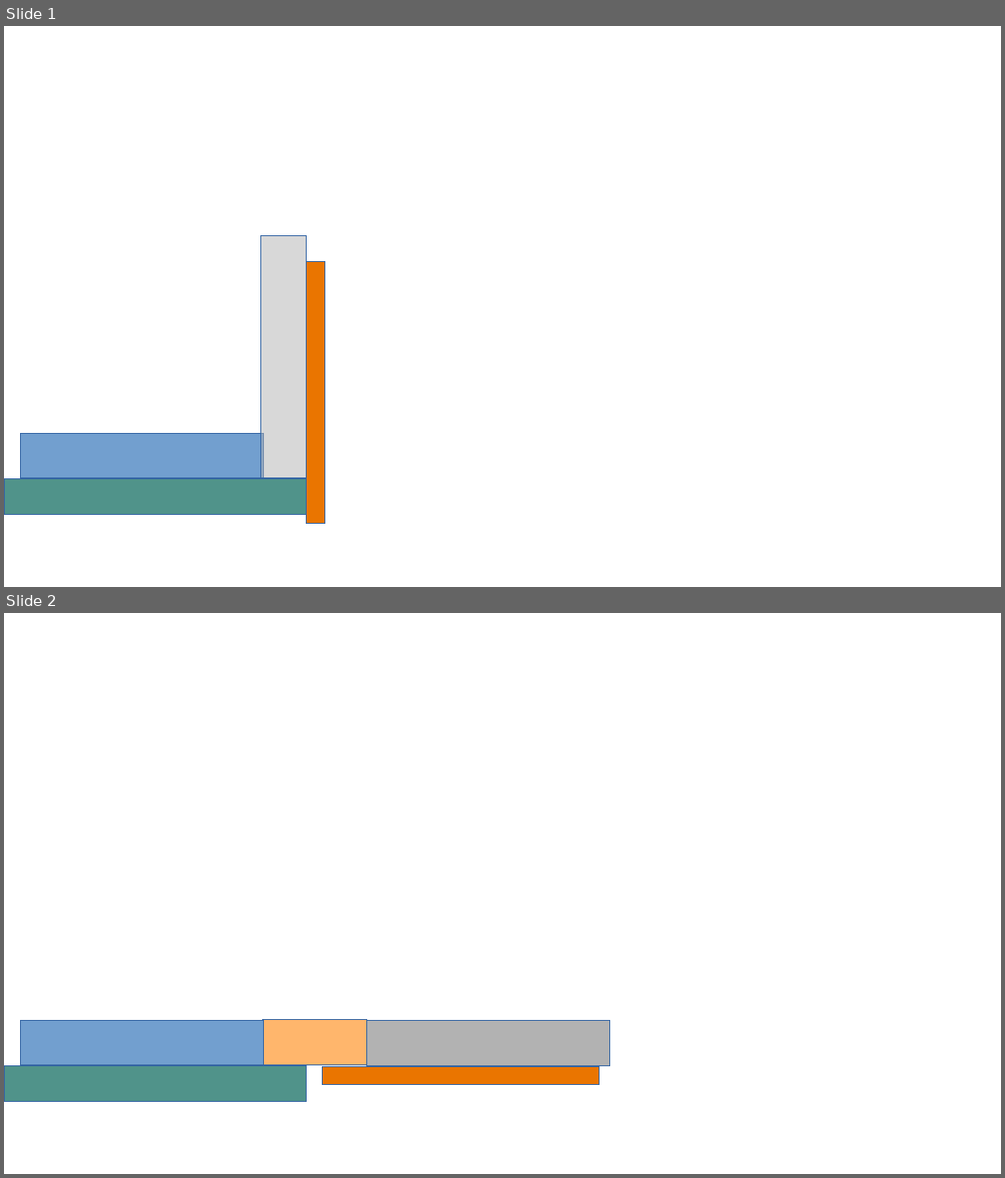
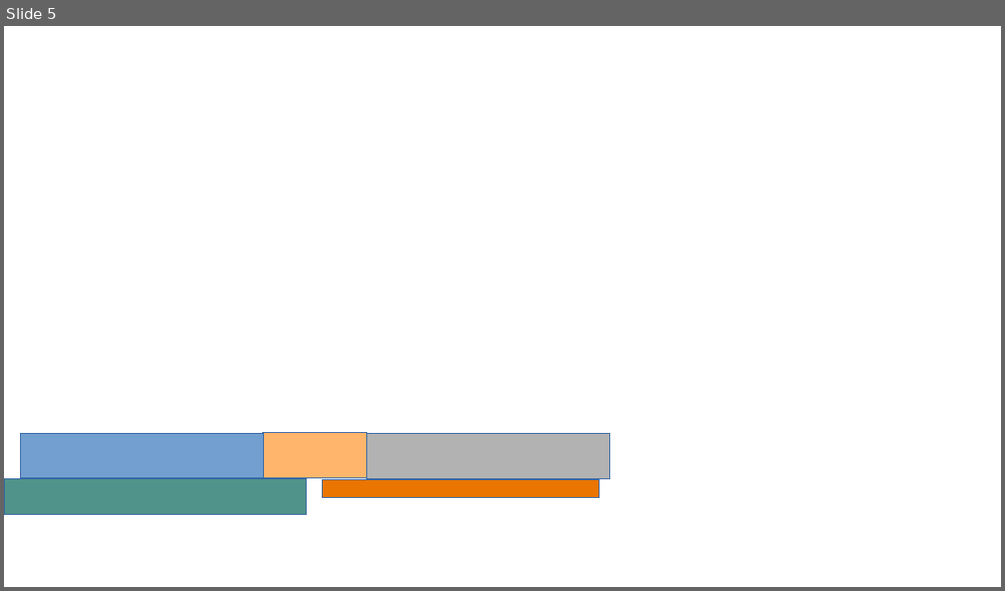
Before and after one commit to louis-chevallier/compas, a slide deck: trape grenier charniere.odp. Shown one above the other, each under a label of ours: slides 1 and 2 before the commit, slide 5 after it. The pictures are 1005x1178 and 1005x591 pixels, drawn with LibreOffice and Linux fonts; fonts in the diff are those of the drawing. Boxes give left, top, right and bottom in pixels: in the first picture for what was removed or moved away, otherwise in the second. Text is boxed around its words. In the diff, an @@ line names an element or a change of style, - is before the commit and + after.

```diff
--- a/trape grenier charniere.odp
+++ b/trape grenier charniere.odp
@@ slide 1 removed at <box>4,26,1001,587</box>, background #FFFFFF @@
@@ rectangle removed at <box>261,235,307,479</box> @@
@@ rectangle removed at <box>307,261,325,524</box> @@
@@ rectangle removed at <box>21,433,265,478</box> @@
@@ rectangle removed at <box>5,478,306,515</box> @@
@@ what was slide 2 is now slide 5 @@
```
Also in this commit, not shown: 5 slides added.
